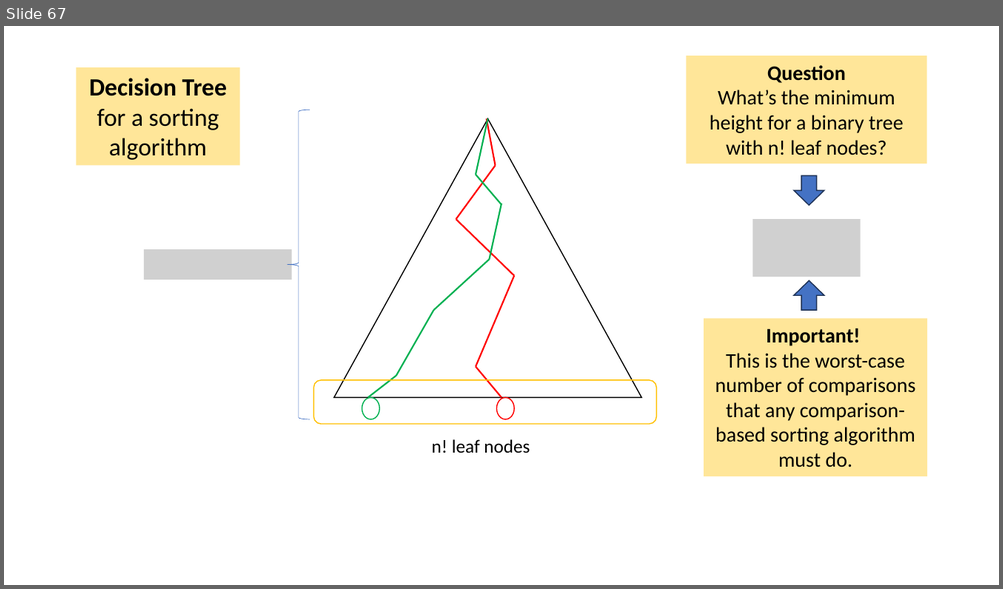
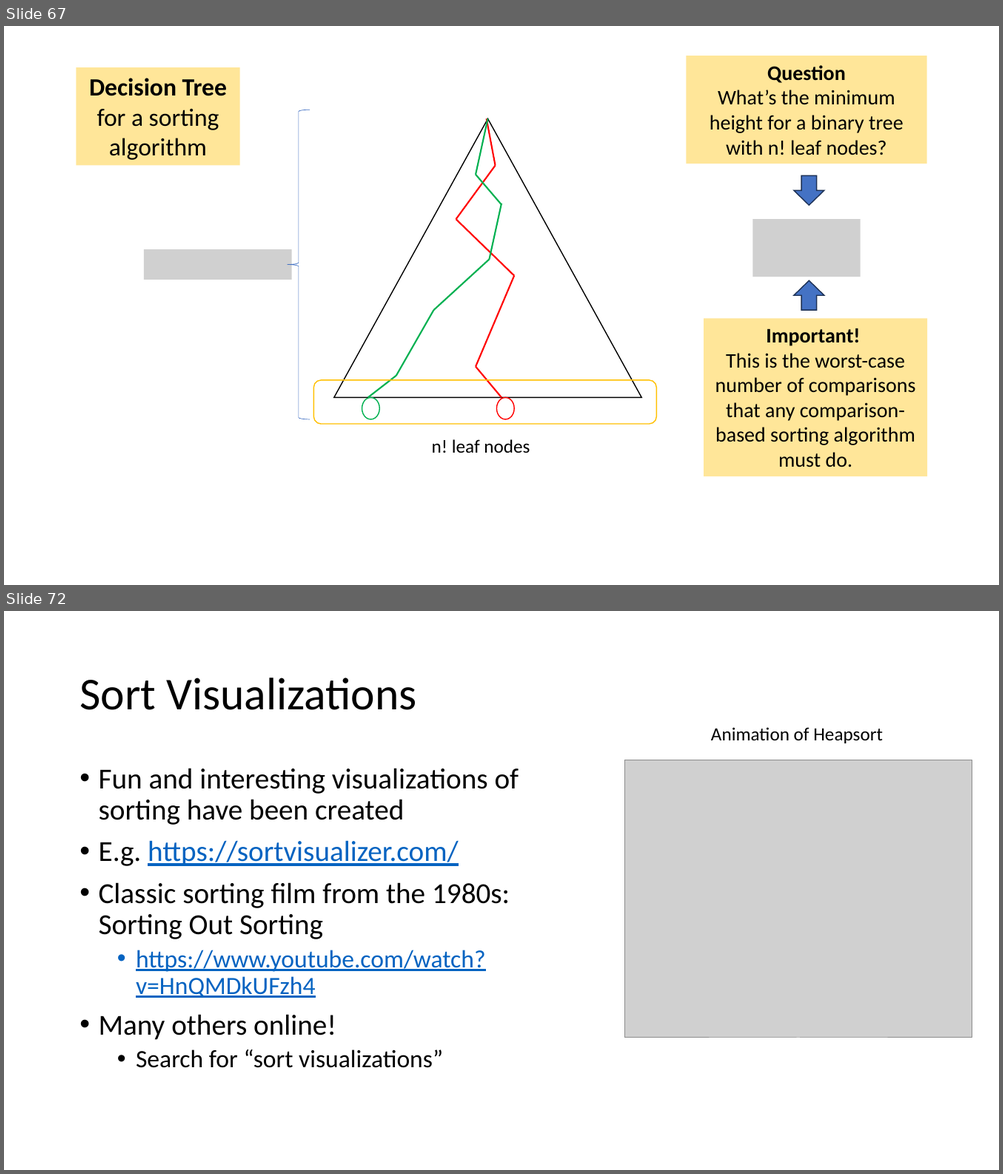
Before and after one commit to tjd1234/cmpt225summer2023, a slide deck: lecture_notes/week9/week9_sorting.pptx. Shown one above the other, each under a label of ours: slide 67 before the commit, slides 67 and 72 after it; the slides between them are not shown. The pictures are 1003x589 and 1003x1174 pixels, drawn with LibreOffice and Linux fonts; fonts in the diff are those of the drawing; grey boxes stand for pictures. Boxes give left, top, right and bottom in pixels: in the first picture for what was removed or moved away, otherwise in the second. Text is boxed around its words. In the diff, an @@ line names an element or a change of style, - is before the commit and + after.

```diff
--- a/lecture_notes/week9/week9_sorting.pptx
+++ b/lecture_notes/week9/week9_sorting.pptx
@@ slide 72 added at (4,611,999,1170), background #FFFFFF @@
@@ title added at (79,678,417,710), 44 pt, text #000000 @@
+Sort Visualizations
@@ text added at (711,727,882,743), 18 pt, text #000000 @@
+Animation of Heapsort
@@ picture added at (625,760,972,1039) @@
@@ text added at (99,768,519,1068), 28 pt, text #000000 @@
+• Fun and interesting visualizations of sorting have been created
+• E.g. https://sortvisualizer.com/
+• Classic sorting film from the 1980s: Sorting Out Sorting
+  • https://www.youtube.com/watch?v=HnQMDkUFzh4
+• Many others online!
+  • Search for “sort visualizations”
```
Also in this commit, not shown: 12 slides changed, 3 other slides added.
